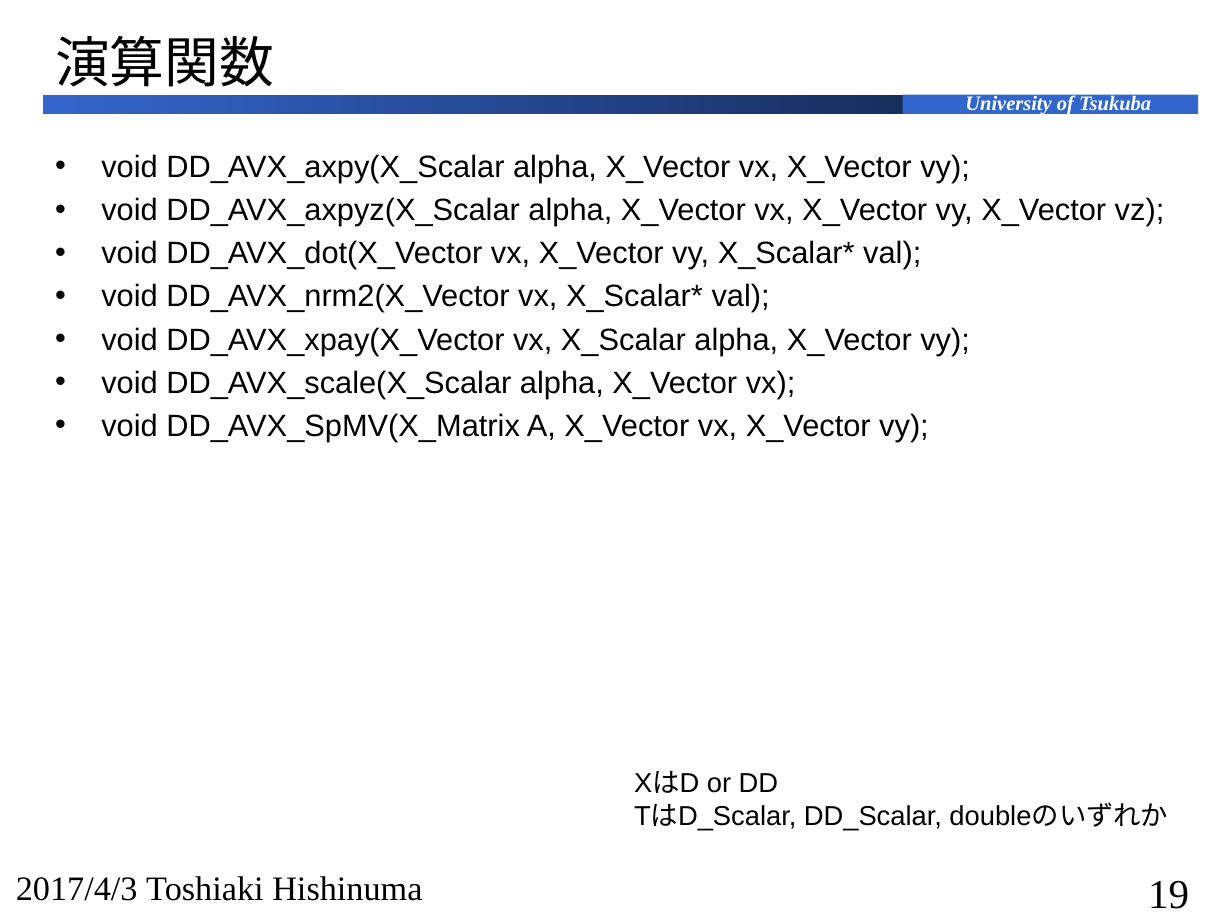
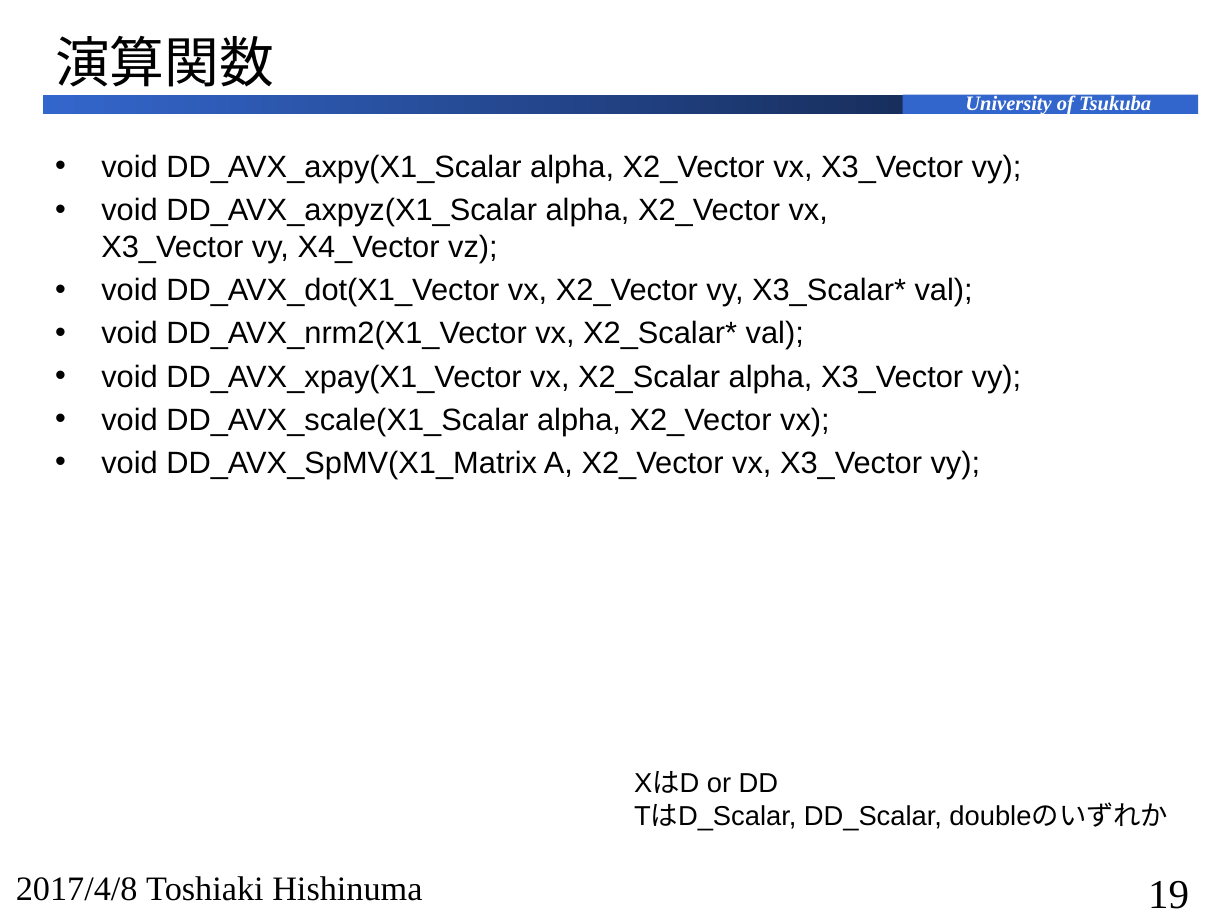
Before and after one commit to ota0410/dd-avx-v2-krylov, a slide deck: slide 19 of doc/DD-AVX.pptx. Drawn at 1232x924 pixels with LibreOffice and Linux fonts; fonts in the diff are those of the drawing. Boxes give left, top, right and bottom in pixels: in the first picture for what was removed or moved away, otherwise in the second. Text is boxed around its words. In the diff, an @@ line names an element or a change of style, - is before the commit and + after.

```diff
--- a/doc/DD-AVX.pptx
+++ b/doc/DD-AVX.pptx
@@ text at (101, 154, 1022, 478): text changed @@
-• void DD_AVX_axpy(X_Scalar alpha, X_Vector vx, X_Vector vy);
-• void DD_AVX_axpyz(X_Scalar alpha, X_Vector vx, X_Vector vy, X_Vector vz);
-• void DD_AVX_dot(X_Vector vx, X_Vector vy, X_Scalar* val);
-• void DD_AVX_nrm2(X_Vector vx, X_Scalar* val);
-• void DD_AVX_xpay(X_Vector vx, X_Scalar alpha, X_Vector vy);
-• void DD_AVX_scale(X_Scalar alpha, X_Vector vx);
-• void DD_AVX_SpMV(X_Matrix A, X_Vector vx, X_Vector vy);
+• void DD_AVX_axpy(X1_Scalar alpha, X2_Vector vx, X3_Vector vy);
+• void DD_AVX_axpyz(X1_Scalar alpha, X2_Vector vx,
+  X3_Vector vy, X4_Vector vz);
+• void DD_AVX_dot(X1_Vector vx, X2_Vector vy, X3_Scalar* val);
+• void DD_AVX_nrm2(X1_Vector vx, X2_Scalar* val);
+• void DD_AVX_xpay(X1_Vector vx, X2_Scalar alpha, X3_Vector vy);
+• void DD_AVX_scale(X1_Scalar alpha, X2_Vector vx);
+• void DD_AVX_SpMV(X1_Matrix A, X2_Vector vx, X3_Vector vy);
@@ text at (16, 876, 422, 901): text changed @@
-2017/4/3 Toshiaki Hishinuma
+2017/4/8 Toshiaki Hishinuma
```
Also in this commit, not shown: 22 other slides changed, 10 other files.
